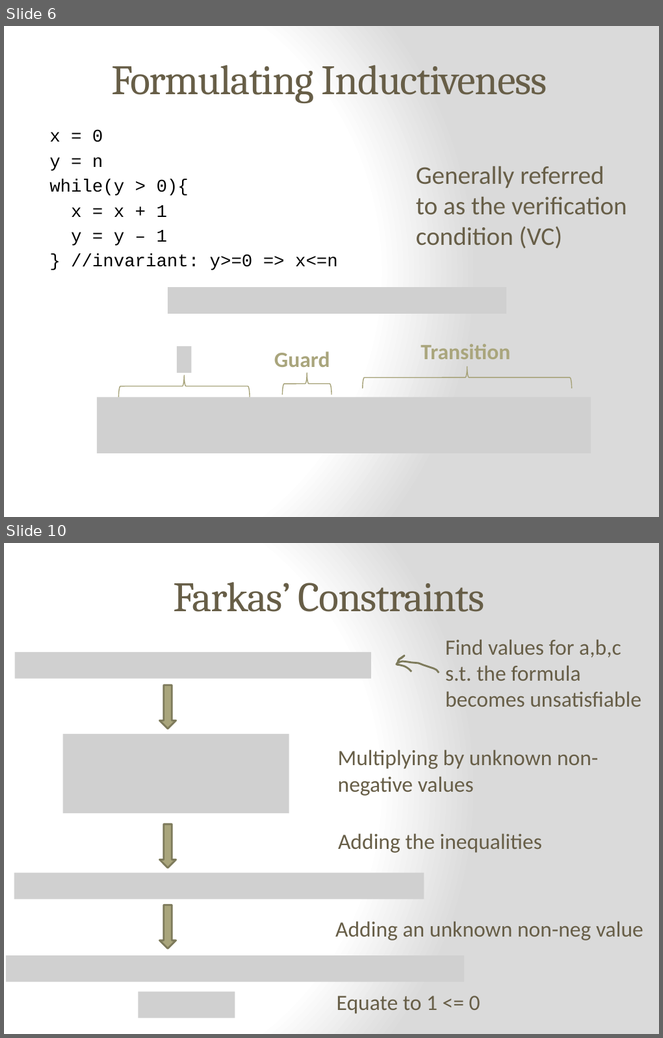
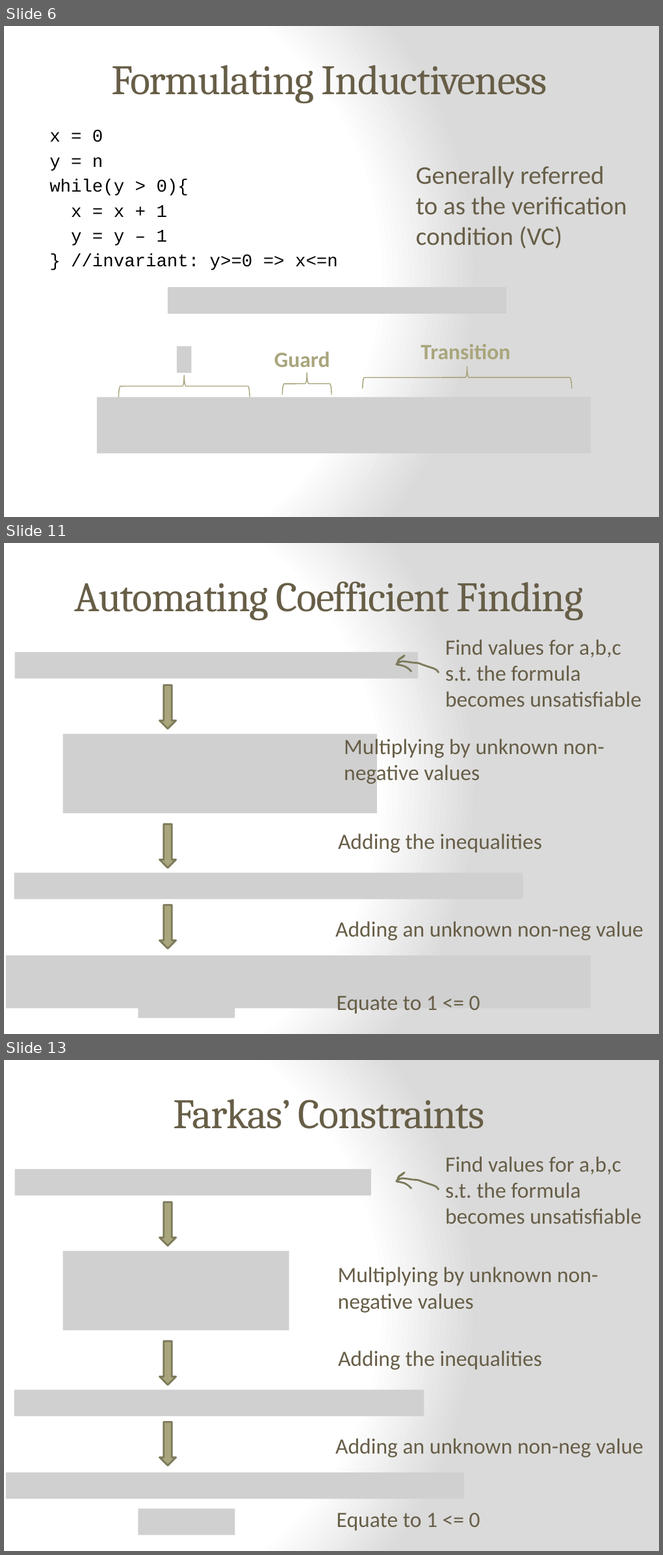
Before and after one commit to epfl-lara/leon, a slide deck: slides/Invariant&BoundInference.pptx. Shown one above the other, each under a label of ours: slides 6 and 10 before the commit, slides 6, 11 and 13 after it; the slides between them are not shown. The pictures are 663x1038 and 663x1555 pixels, drawn with LibreOffice and Linux fonts; fonts in the diff are those of the drawing; grey boxes stand for pictures. Boxes give left, top, right and bottom in pixels: in the first picture for what was removed or moved away, otherwise in the second. Text is boxed around its words. In the diff, an @@ line names an element or a change of style, - is before the commit and + after.

```diff
--- a/slides/Invariant&BoundInference.pptx
+++ b/slides/Invariant&BoundInference.pptx
@@ slide 11 added at box(4, 543, 659, 1034), background gradient #FFFFFF to #DADADA @@
@@ title added at box(75, 581, 584, 620), 46 pt, text #675E47 @@
+Automating Coefficient Finding
@@ text added at box(445, 639, 642, 707), 24 pt, text #675E47 @@
+Find values for a,b,c
+s.t. the formula becomes unsatisfiable
@@ picture added at box(15, 652, 418, 679) @@
@@ freeform shape added at box(397, 655, 439, 673), outline #7D7A5C 2 pt @@
@@ down arrow added at box(160, 685, 176, 729), fill #A9A57C, outline #7D7A5C 2 pt @@
@@ picture added at box(63, 734, 377, 813) @@
@@ text added at box(344, 736, 605, 786), 24 pt, text #675E47 @@
+Multiplying by unknown non-negative values
@@ down arrow added at box(160, 824, 176, 868), fill #A9A57C, outline #7D7A5C 2 pt @@
@@ text added at box(338, 834, 542, 853), 24 pt, text #675E47 @@
+Adding the inequalities
@@ picture added at box(14, 873, 523, 899) @@
@@ down arrow added at box(160, 905, 176, 949), fill #A9A57C, outline #7D7A5C 2 pt @@
@@ text added at box(336, 921, 644, 941), 24 pt, text #675E47 @@
+Adding an unknown non-neg value
@@ picture added at box(6, 956, 591, 1009) @@
@@ picture added at box(139, 991, 235, 1018) @@
@@ text added at box(337, 996, 480, 1014), 24 pt, text #675E47 @@
+Equate to 1 <= 0
@@ what was slide 10 is now slide 13 @@
```
Also in this commit, not shown: 1 slide changed, 2 other slides added.
